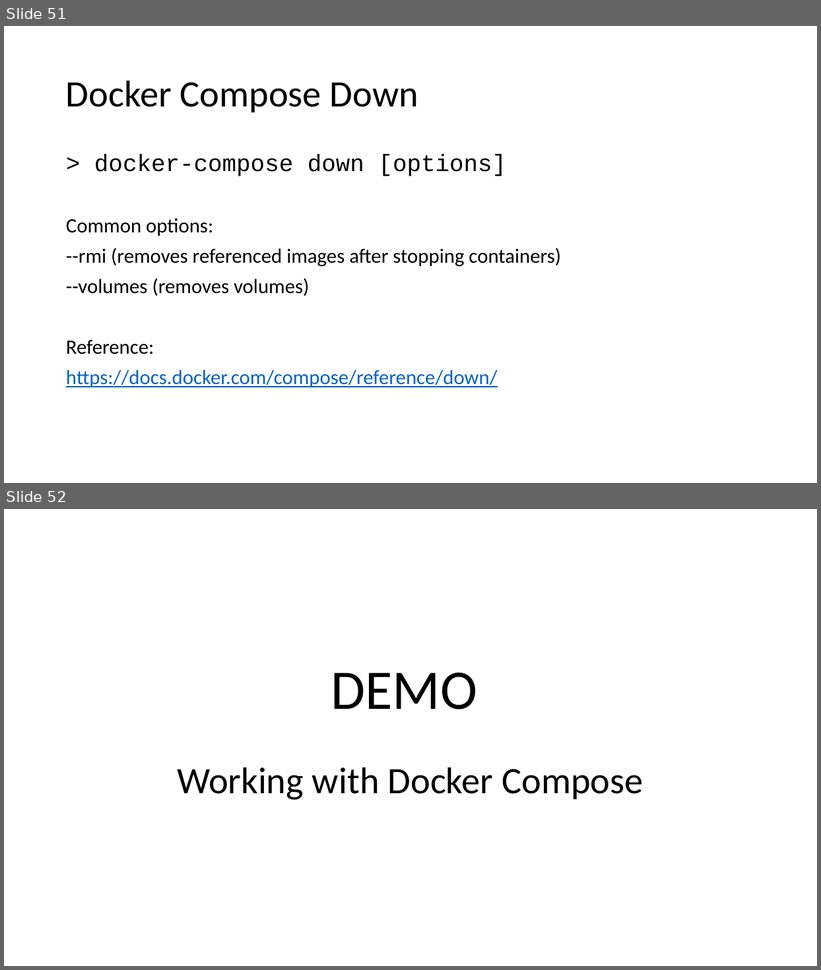
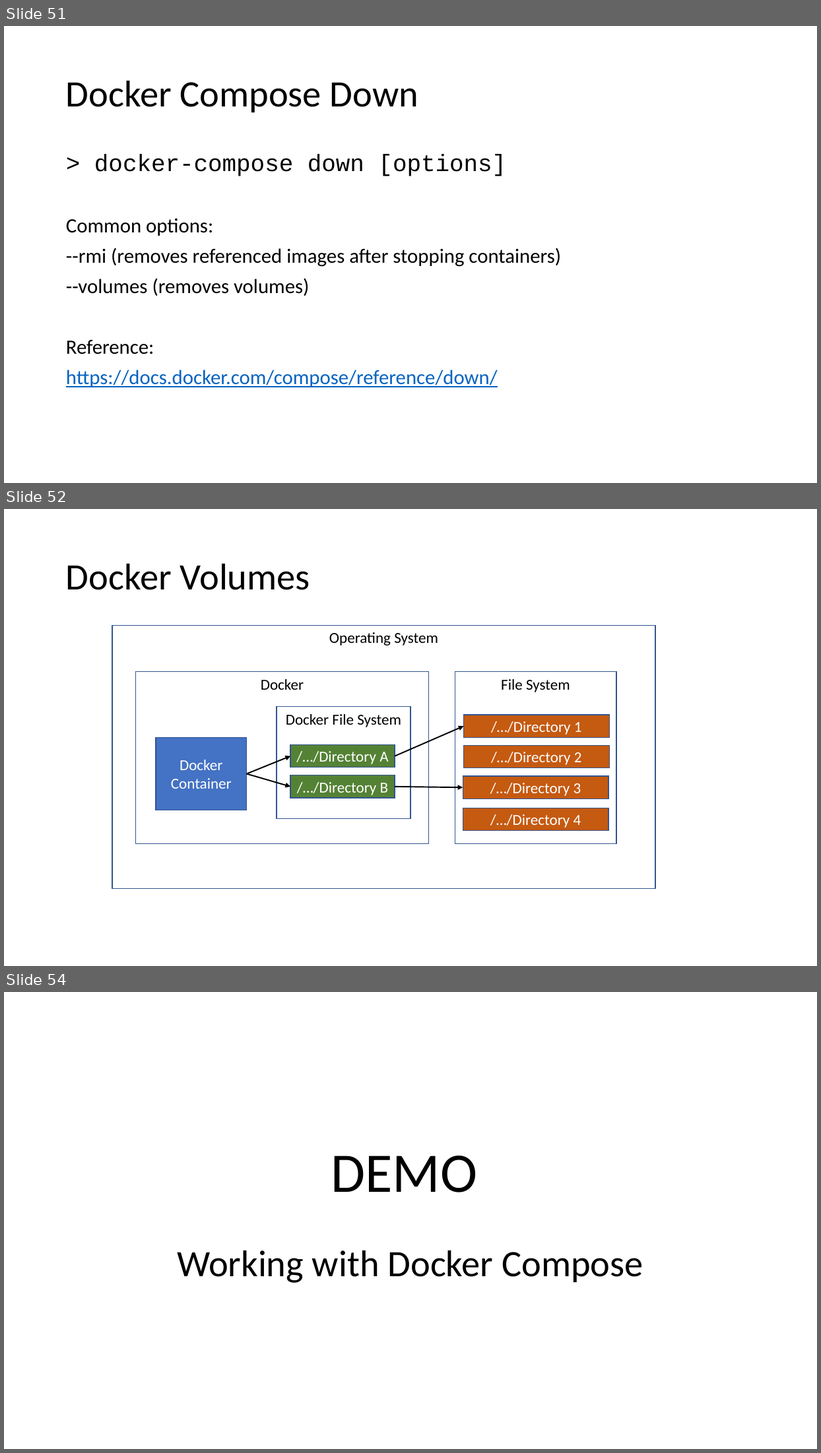
Before and after one commit to aljazsim/docker-masterclass-examples, a slide deck: Docker Masterclass.pptx. Shown one above the other, each under a label of ours: slides 51 and 52 before the commit, slides 51, 52 and 54 after it; the slides between them are not shown. The pictures are 821x970 and 821x1453 pixels, drawn with LibreOffice and Linux fonts; fonts in the diff are those of the drawing. Boxes give left, top, right and bottom in pixels: in the first picture for what was removed or moved away, otherwise in the second. Text is boxed around its words. In the diff, an @@ line names an element or a change of style, - is before the commit and + after.

Commit message:
Update presentation

```diff
--- a/Docker Masterclass.pptx
+++ b/Docker Masterclass.pptx
@@ slide 52 added at (4, 509, 817, 966), background #FFFFFF @@
@@ title added at (66, 563, 310, 590), 44 pt, text #000000 @@
+Docker Volumes
@@ rectangle added at (113, 626, 656, 889), outline #325491 1 pt, 18 pt, text #000000 @@
+Operating System
@@ rectangle added at (136, 672, 429, 844), outline #325491 1 pt, 18 pt, text #000000 @@
+Docker
@@ rectangle added at (455, 672, 616, 844), outline #325491 1 pt, 18 pt, text #000000 @@
+File System
@@ rectangle added at (277, 707, 411, 819), outline #325491 1 pt, 18 pt, text #000000 @@
+Docker File System
@@ arrow added from (395, 757) to (464, 726), #000000 1.5 pt @@
@@ rectangle added at (464, 715, 610, 738), fill #C55A11, outline #325491 1 pt, 18 pt, text #FFFFFF @@
+/…/Directory 1
@@ rectangle added at (156, 738, 247, 811), fill #4472C4, outline #325491 1 pt, 18 pt, text #FFFFFF @@
+Docker Container
@@ rectangle added at (290, 745, 395, 768), fill #548235, outline #325491 1 pt, 18 pt, text #FFFFFF @@
+/…/Directory A
@@ rectangle added at (464, 746, 610, 768), fill #C55A11, outline #325491 1 pt, 18 pt, text #FFFFFF @@
+/…/Directory 2
@@ arrow added from (247, 774) to (290, 757), #000000 1.5 pt @@
@@ arrow added from (247, 774) to (290, 787), #000000 1.5 pt @@
@@ rectangle added at (290, 776, 395, 798), fill #548235, outline #325491 1 pt, 18 pt, text #FFFFFF @@
+/…/Directory B
@@ rectangle added at (463, 776, 609, 799), fill #C55A11, outline #325491 1 pt, 18 pt, text #FFFFFF @@
+/…/Directory 3
@@ arrow added from (395, 787) to (463, 788), #000000 1.5 pt @@
@@ rectangle added at (463, 809, 609, 831), fill #C55A11, outline #325491 1 pt, 18 pt, text #FFFFFF @@
+/…/Directory 4
@@ what was slide 52 is now slide 54 @@
```
Also in this commit, not shown: 1 other slide added.
